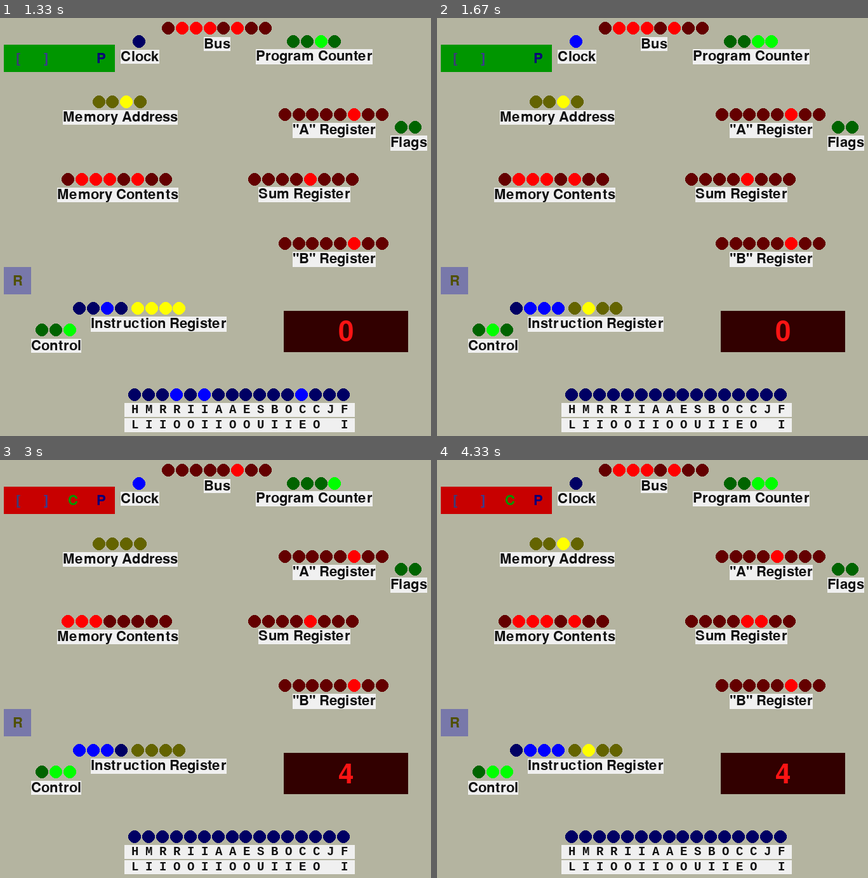
Above: before the commit, frames 1-4 (two rows, left to right).
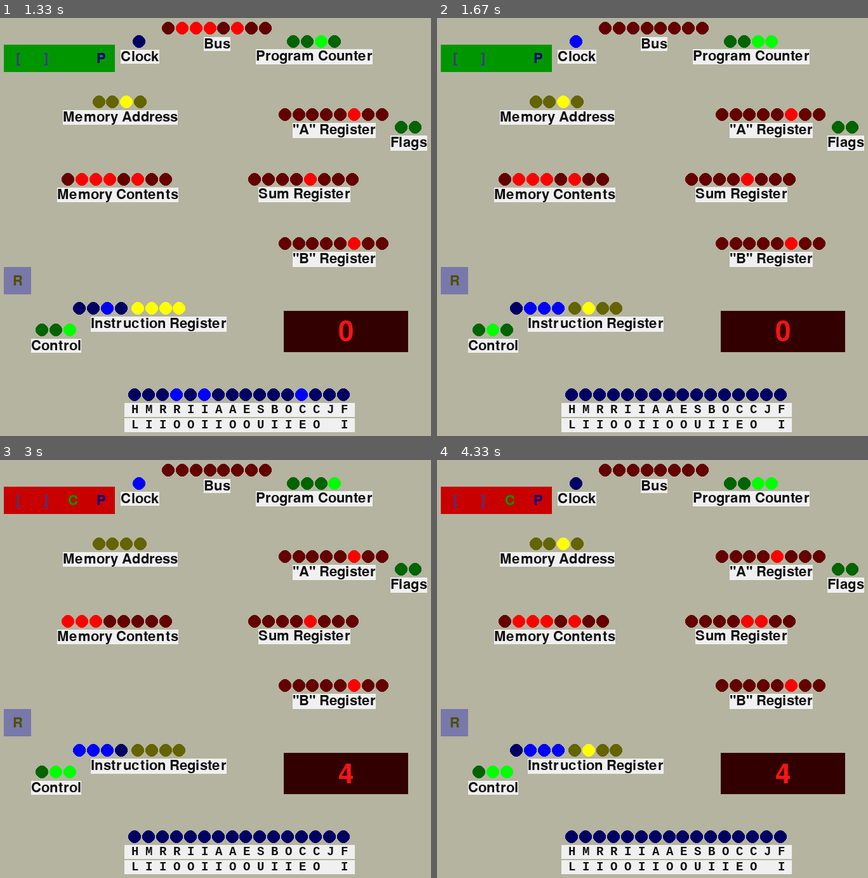
Above: after the commit, the same moments.

Repository: beauxq/be8bbbce
Game: pygame game, started from visual.py
Two runs of this game, one before a commit and one after it. Both use one fixed random seed, a clock stepped at 60 frames per second and the inputs below.
Inputs:
- Up to frame 1 (1.33 s): tap  at 0.33 s; tap Space at 0.67, 1.07 s
- Up to frame 2 (1.67 s): tap Space at 1.37, 1.57 s
- Up to frame 3 (3 s): tap Space at 1.9, 2.2, 2.4, 2.7, 2.97 s
- Up to frame 4 (4.33 s): tap Space at 3.3, 3.6, 3.73, 4.13 s

Frame 1 is identical in both runs. In frame 2, 0.3% of the frame differs, in the area x 40-57%, y 0-4%; in frame 3, less than 0.1%; in frame 4, 0.3%.

Commit message:
more accurate bus behavior

Diff:
--- a/components/control.py
+++ b/components/control.py
@@ -6,6 +6,14 @@
 
 
 class Control(Receiver):
+    OUT_SIGNALS = {  # all the signals that put something on the bus
+        Signals.RAM_OUT,
+        Signals.INSTR_OUT,
+        Signals.REG_A_OUT,
+        Signals.ALU_OUT,
+        Signals.COUNTER_OUT,
+        Signals.REG_B_OUT
+    }
     FETCH = (
         (Signals.COUNTER_OUT, Signals.MAR_IN),
         (Signals.RAM_OUT, Signals.INSTR_IN, Signals.COUNTER_INCREMENT),
@@ -53,8 +61,14 @@
         """
 
         # turn on current control word
+        anything_out = False
         for signal in self.microcode():
             self.signals.signal(signal, 1)
+            if signal in Control.OUT_SIGNALS:
+                anything_out = True
+        # if nothing sent to bus, clear bus
+        if not anything_out:
+            self.ir.bus.value = 0
 
     def receive_signal(self, code: str, value: int):
         if code == Signals.CLOCK:
